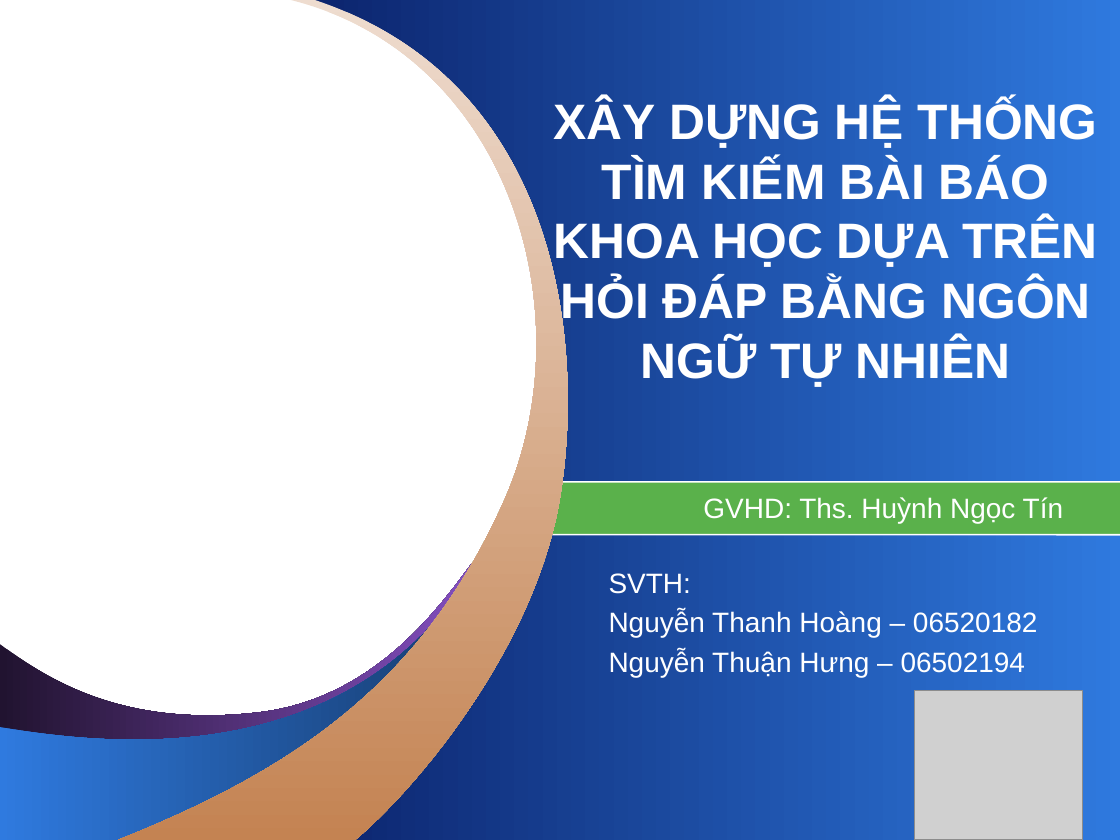
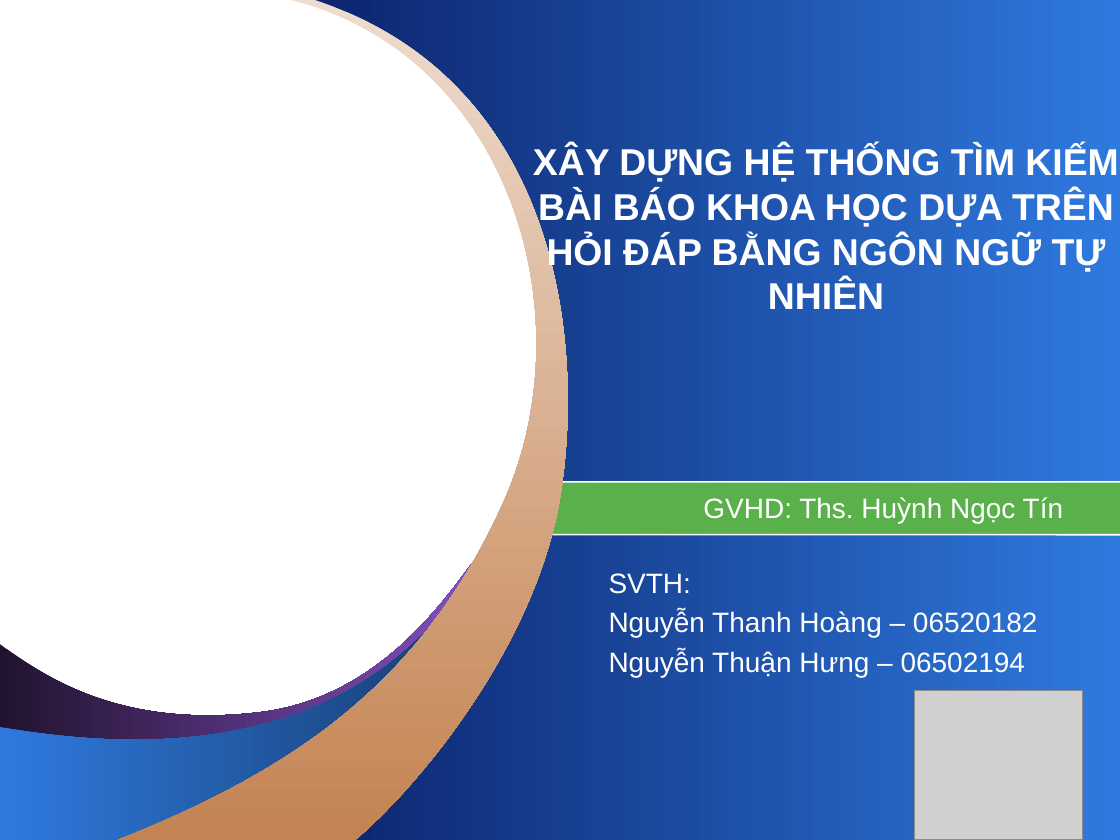
Before and after one commit to hungntit/filnalproject, a slide deck: slide 1 of De Cuong/bao cao luan van/slide 0.2.pptx. Drawn at 1120x840 pixels with LibreOffice and Linux fonts; fonts in the diff are those of the drawing; grey boxes stand for pictures; background and template pictures are left out. Boxes give left, top, right and bottom in pixels: in the first picture for what was removed or moved away, otherwise in the second. Text is boxed around its words. In the diff, an @@ line names an element or a change of style, - is before the commit and + after.

```diff
--- a/De Cuong/bao cao luan van/slide 0.2.pptx
+++ b/De Cuong/bao cao luan van/slide 0.2.pptx
@@ title "XÂY DỰNG HỆ THỐNG TÌM ..." at [533, 146, 1118, 309]: size 32 to 24 pt @@
```
Also in this commit, not shown: 5 other slides changed, 4 slides added, 5 slides removed, 1 other file.
